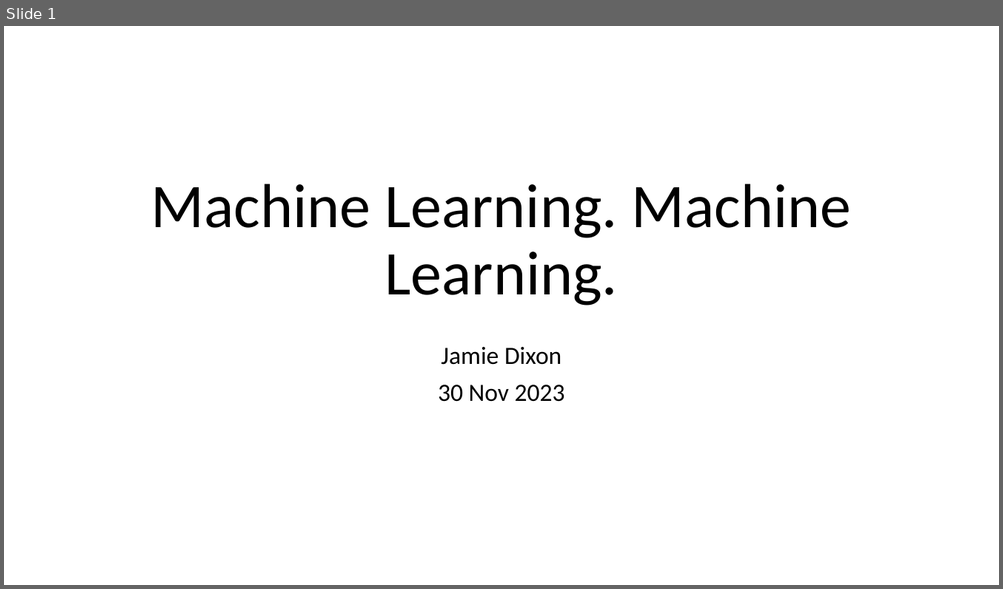
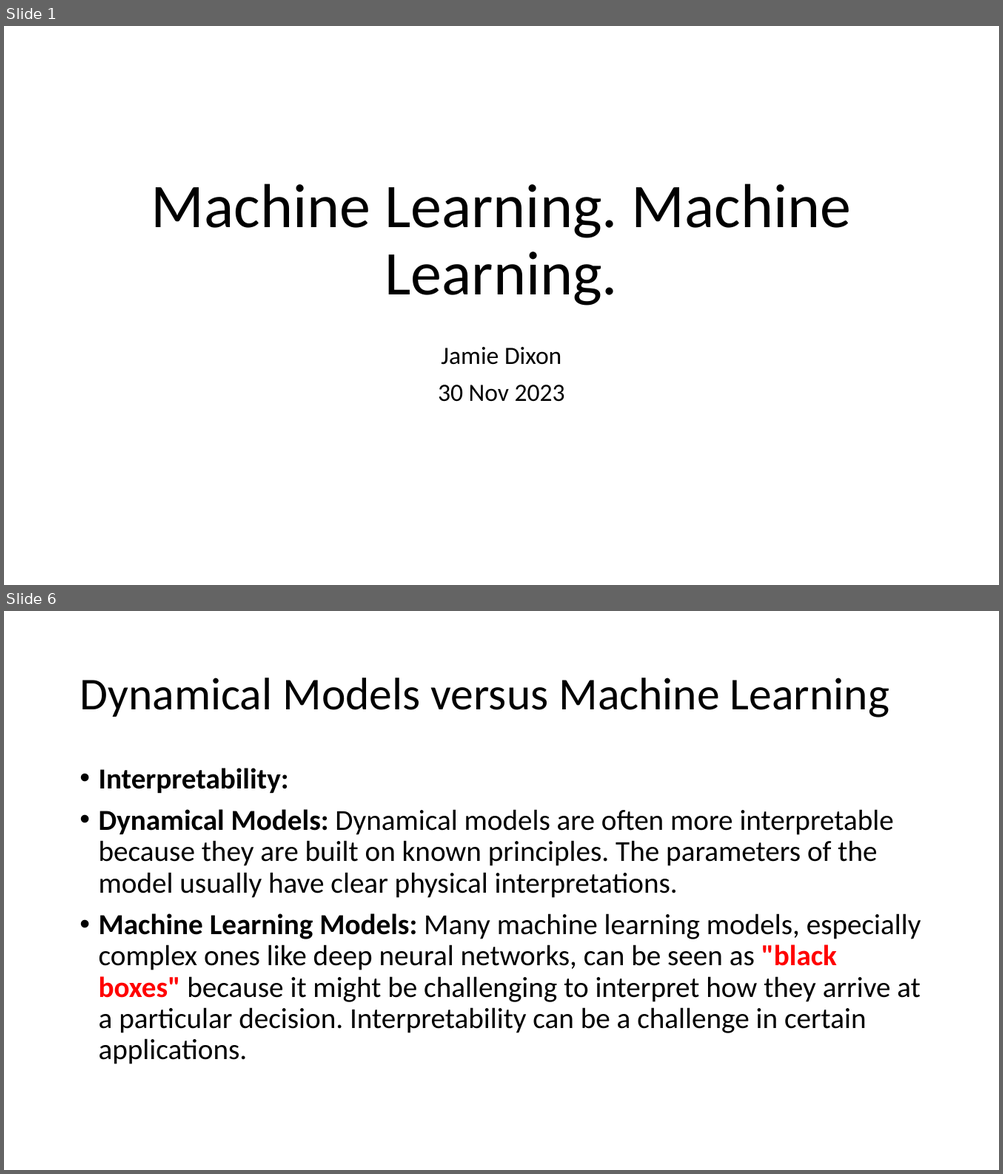
Before and after one commit to jamessdixon/swe4s, a slide deck: SWES_MachineLearning.pptx. Shown one above the other, each under a label of ours: slide 1 before the commit, slides 1 and 6 after it; the slides between them are not shown. The pictures are 1003x589 and 1003x1174 pixels, drawn with LibreOffice and Linux fonts; fonts in the diff are those of the drawing. Boxes give left, top, right and bottom in pixels: in the first picture for what was removed or moved away, otherwise in the second. Text is boxed around its words. In the diff, an @@ line names an element or a change of style, - is before the commit and + after.

```diff
--- a/SWES_MachineLearning.pptx
+++ b/SWES_MachineLearning.pptx
@@ slide 6 added at (4, 611, 999, 1170), background #FFFFFF @@
@@ title added at (79, 678, 889, 718), 44 pt, text #000000 @@
+Dynamical Models versus Machine Learning
@@ text added at (99, 768, 921, 1065), 28 pt, text #000000 @@
+• Interpretability:
+• Dynamical Models: Dynamical models are often more interpretable because they are built on known principles. The parameters of the model usually have clear physical interpretations.
+• Machine Learning Models: Many machine learning models, especially complex ones like deep neural networks, can be seen as "black boxes" because it might be challenging to interpret how they arrive at a particular decision. Interpretability can be a challenge in certain applications.
```
Also in this commit, not shown: 9 other slides added, 1 other file.
